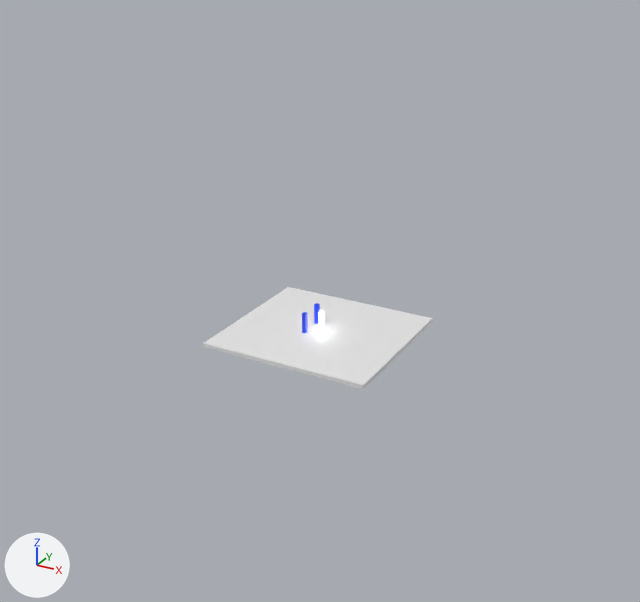
The glTF model 00_demo/working/1_scene/scene.gltf as it was, and as the next commit left it.
Before and after are seen from a 50 mm lens placed at (195.0, -357.0, 195.0), pointed at (4.0, -8.0, 21.0). Every picture has the same lights, and +X, +Y and +Z are marked at lower left. The older version comes first. Where no turn or scale is listed for an object, it has been applied to the vertices. Vertices at exactly the same position are counted once.
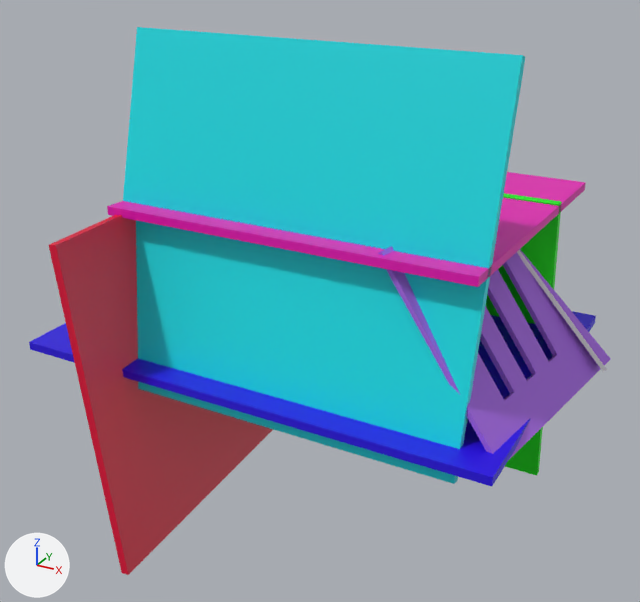
Location of each change, (x1, y1, x2, y2) in pixels of the pictures (640 x 602 px):
'Cube.009', added (cyan): after (123, 27, 525, 484)
'Cube.008', added (red): after (49, 215, 273, 575)
'Cube.001', reshaped, moved, turned, rescaled: before (203, 287, 433, 389); after (378, 246, 610, 458)
'Cube.004', added: after (29, 311, 596, 486)
'Cube.007', added (pink): after (107, 172, 586, 287)
'Cube.006', added: after (486, 193, 562, 476)
'Cube.005', added: after (517, 250, 607, 372)
part 1 of me_cube_006, built on: before (204, 287, 433, 389); after (381, 246, 610, 458)
part 2 of me_cube_006, recoloured: before (203, 343, 363, 389); after (378, 252, 493, 454)

What changed in the scene script:
```text
Add mat_material_008:
    mat_material_008 = principled_material('Material.008')
    mat_material_008.base_color = (0.394, 0.144, 0.8)  # purple #a86ae7
Change me_cube_006:
    used by ob_cube_001; location = (0.0, 0.0, 0.0); scale = (43.9, 40.9, 1.0)
    remove me_cube_006.from_pydata(...)  # 8 vertices, 12 faces; spans x -1.0..1.0, y -1.0..1.0, z -1.0..1.0
    add me_cube_006.from_pydata(...)  # 32 vertices, 72 faces; spans x -1.0..1.0, y -1.0..0.81, z -1.0..1.0
    me_cube_006 part 1
    4 vertices are removed from x -1.0..1.0, y 1.0, z -1.0..1.0
    10 faces are deleted
    14 vertices are added at x -1.0..1.0, y -0.63..0.81, z -1.0
    14 new vertices lie (0.0, 0.0, 2.0) away from vertices in x -1.0..1.0, y -0.63..0.81, z -1.0
    70 new faces join them
    me_cube_006 part 2: 2 faces spanning x -1.0..1.0, y -1.0, z -1.0..1.0 switch from no material to mat_material_008 (purple #a86ae7)
Add me_cube_013:
    me_cube_013.from_pydata([(-89.0, -19.0, -80.0), (-89.0, -23.0, -79.0), (-89.0, 23.0, 79.0), (-89.0, 19.0, 80.0), (89.0, -19.0, -80.0), (89.0, -23.0, -79.0), (89.0, 23.0, 79.0), (89.0, 19.0, 80.0)], [], [(0, 1, 3), (0, 3, 2), (2, 3, 7), (2, 7, 6), (6, 7, 5), (6, 5, 4), (4, 5, 1), (4, 1, 0), (2, 6, 4), (2, 4, 0), (7, 3, 1), (7, 1, 5)])
    me_cube_013.materials.append(mat_material_007)  # cyan #06e0e7
Add me_cube_012:
    me_cube_012.from_pydata([(-16.0, 88.0, 82.0), (-12.0, 88.0, 82.0), (3.0, 89.0, -82.0), (7.0, 89.0, -82.0), (-7.0, -89.0, 82.0), (-3.0, -89.0, 82.0), (12.0, -88.0, -82.0), (16.0, -88.0, -82.0)], [], [(0, 1, 3), (0, 3, 2), (2, 3, 7), (2, 7, 6), (6, 7, 5), (6, 5, 4), (4, 5, 1), (4, 1, 0), (2, 6, 4), (2, 4, 0), (7, 3, 1), (7, 1, 5)])
    me_cube_012.materials.append(mat_material)  # red #e70039
Add me_cube_011:
    me_cube_011.from_pydata([(-89.0, -83.0, 1.0), (-89.0, -83.0, 5.0), (-89.0, 83.0, -5.0), (-89.0, 83.0, -1.0), (89.0, -83.0, 1.0), (89.0, -83.0, 5.0), (89.0, 83.0, -5.0), (89.0, 83.0, -1.0)], [], [(0, 1, 3), (0, 3, 2), (2, 3, 7), (2, 7, 6), (6, 7, 5), (6, 5, 4), (4, 5, 1), (4, 1, 0), (2, 6, 4), (2, 4, 0), (7, 3, 1), (7, 1, 5)])
    me_cube_011.materials.append(mat_material_001)  # pink #e700b5
Add me_cube_010:
    me_cube_010.from_pydata([(-89.0, -12.0, 82.0), (-89.0, -8.0, 82.0), (-89.0, 8.0, -82.0), (-89.0, 12.0, -82.0), (89.0, -12.0, 82.0), (89.0, -8.0, 82.0), (89.0, 8.0, -82.0), (89.0, 12.0, -82.0)], [], [(0, 1, 3), (0, 3, 2), (2, 3, 7), (2, 7, 6), (6, 7, 5), (6, 5, 4), (4, 5, 1), (4, 1, 0), (2, 6, 4), (2, 4, 0), (7, 3, 1), (7, 1, 5)])
    me_cube_010.materials.append(mat_material_006)  # green #05e702
Add me_cube_002:
    me_cube_002.from_pydata([(41.9, -13.7, -34.3), (40.5, -14.6, -35.5), (0.3, 49.2, -34.3), (-1.0, 48.3, -35.5), (-19.8, -16.9, 35.5), (-21.1, -17.7, 34.3), (-44.1, 19.9, 35.5), (-45.4, 19.0, 34.3)], [], [(0, 1, 3), (0, 3, 2), (2, 3, 7), (2, 7, 6), (6, 7, 5), (6, 5, 4), (4, 5, 1), (4, 1, 0), (2, 6, 4), (2, 4, 0), (7, 3, 1), (7, 1, 5)])
Change ob_cube_001:
    ob_cube_001.location: (0.0, 0.0, 0.0) -> (96.7, 0.0, 34.7)
    ob_cube_001.rotation_euler: (0.0, 0.0, 0.0) -> (0.0, -2.222, -0.15)  # degrees (0, 0, 0) -> degrees (0, -127, -8.6)
    ob_cube_001.scale: (43.9, 40.9, 1.0) -> (48.2, 64.3, 1.15)
Add ob_cube_009:
    ob_cube_009 = bpy.data.objects.new('Cube.009', me_cube_013)
    ob_cube_009.location = (11.8, -51.3, 67.4)
Add ob_cube_008:
    ob_cube_008 = bpy.data.objects.new('Cube.008', me_cube_012)
    ob_cube_008.location = (-63.3, -18.1, -12.9)
Add ob_cube_007:
    ob_cube_007 = bpy.data.objects.new('Cube.007', me_cube_011)
    ob_cube_007.location = (11.8, 19.6, 67.4)
Add ob_cube_006:
    ob_cube_006 = bpy.data.objects.new('Cube.006', me_cube_010)
    ob_cube_006.location = (11.8, 61.2, -12.9)
Add ob_cube_005:
    ob_cube_005 = bpy.data.objects.new('Cube.005', me_cube_002)
    ob_cube_005.location = (94.1, 41.8, 34.7)
Add ob_cube_004:
    ob_cube_004 = bpy.data.objects.new('Cube.004', me_cube_001)  # a box spanning x -118.0..118.0, y -83.0..83.0, z -2.0..2.0; in mat_material_002 (blue #2805e7)
    ob_cube_004.location = (0.0, 0.0, 0.0)
```
